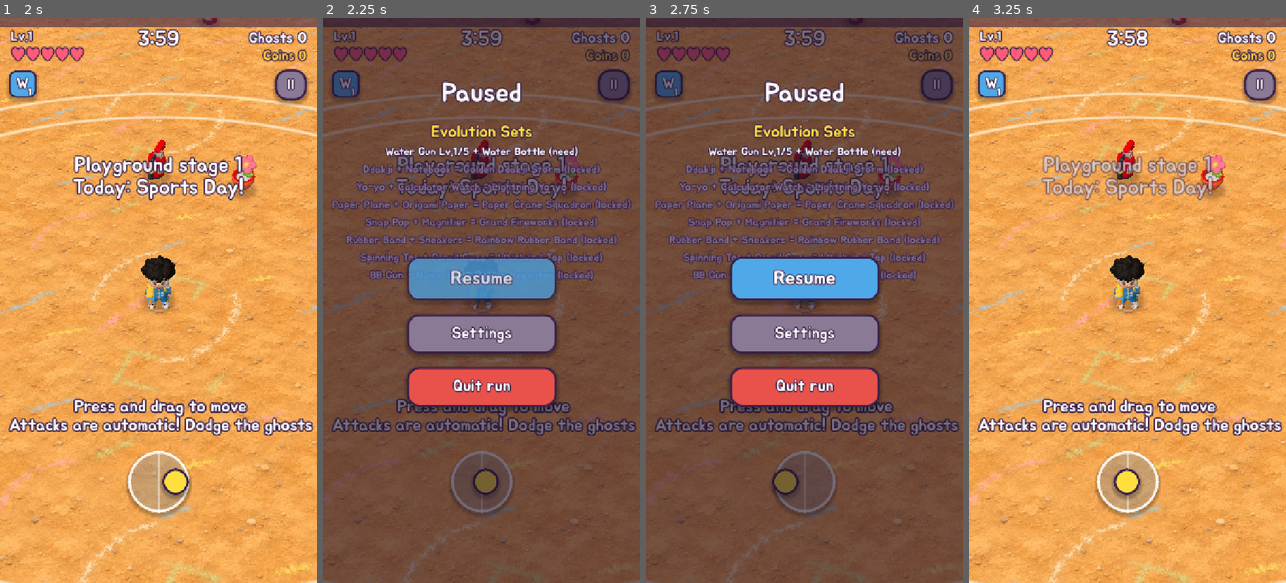
Above: before the commit, frames 1-4 (left to right).
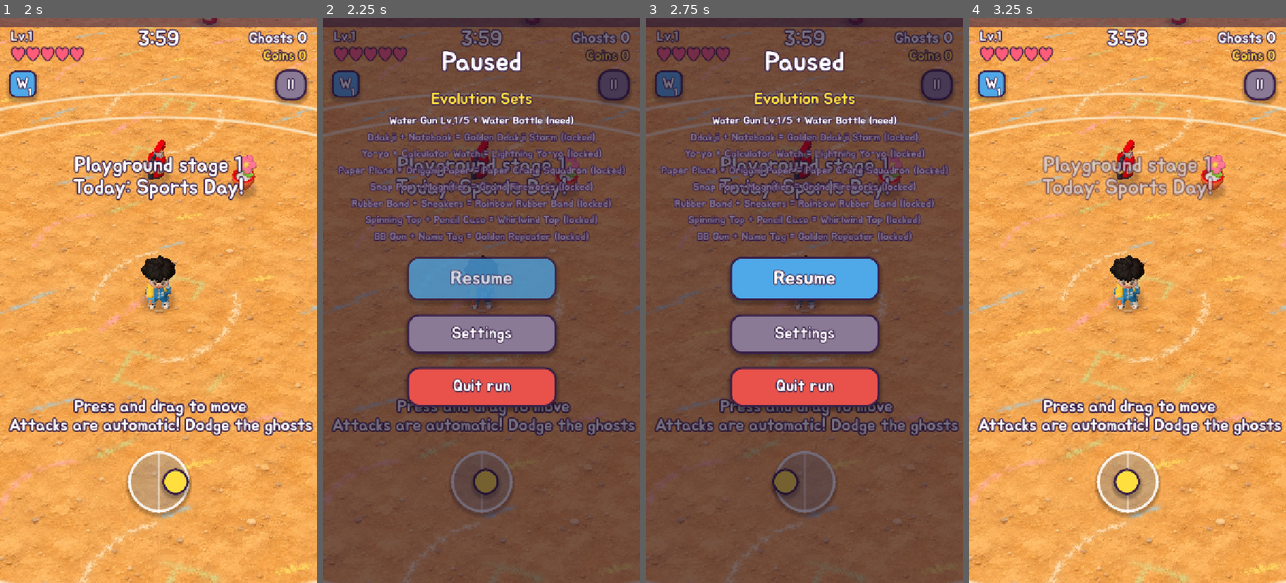
Above: after the commit, the same moments.

Repository: JSKIM2034/munbanggu
Game: Godot game, scene res://main.tscn
Same seed, same stepped clock (60 frames per second), same inputs: the game is played once before the commit and once after it.
Inputs:
- Up to frame 1 (2 s): click "Let's go!" at 0.5 s; click "Go!" at 1.25 s
- Up to frame 2 (2.25 s): click "II" at 2 s
- Up to frame 3 (2.75 s): no input
- Up to frame 4 (3.25 s): click "Resume" at 2.75 s

Frame 1 is identical in both runs. In frame 2, 9.5% of the frame differs, in the area x 2-98%, y 5-47%; in frame 3, 9.5%; in frame 4, nothing differs.

Commit message:
영어 화면 점검(일시정지 겹침 고침), 장소별 귀신 색과 위험한 귀신 고리, 처음 만나는 귀신 안내, 결과 창에 다음 목표
Co-Authored-By: Claude Opus 5.5 <noreply@anthropic.com>
Claude-Session: https://claude.ai/code/session_01XLarQk3WqAQWeHEbKWUfW9

Diff:
--- a/source/lang_en.gd
+++ b/source/lang_en.gd
@@ -82,6 +82,21 @@
 	"비비탄 총 강화": "BB Gun Upgrade",
 	"비비탄 피해 +12%, 연사 +4%": "BB damage +12%, fire rate +4%",
 	"줄": "R",
+	"팽": "T",
+	"%s %d단계 깨기": "Clear %s Stage %d",
+	" → ": " → ",
+	"도장 '%s' %d/%d": "Stamp '%s' %d/%d",
+	"동전 %d개 더 모으면 '%s'": "%d more coins for '%s'",
+	"다음 목표": "Next goals",
+	"새 최고 기록! 전보다 %d초 더 버텼어요": "New best! You lasted %d sec longer",
+	"새 귀신! %s: %s": "New ghost! %s: %s",
+	"엄청 빨라요! 피해 다녀요": "Super fast! Keep moving",
+	"단단하고 아파요 (하트 2칸)": "Tough and hits hard (2 hearts)",
+	"빨갛게 떨면 곧 쌩 돌진해요": "Shakes red, then dashes at you",
+	"약하지만 떼로 몰려와요": "Weak, but comes in swarms",
+	"지그재그로 다가와요": "Zigzags toward you",
+	"엄청 빨라요! 운동회 날에만 나와요": "Super fast! Only on Sports Day",
+	"탄": "BB",
 	"고무줄 피해 +12%, 대기 -4%": "Rubber band damage +12%, cooldown -4%",
 	"힘센 손": "Strong Hands",
 	"힘": "S",
--- a/source/main.gd
+++ b/source/main.gd
@@ -611,6 +611,14 @@
 void fragment(){ ALBEDO = cu.rgb; ALPHA = cu.a; }
 """
 
+# 장소마다 귀신 색을 살짝 다르게 (운동장은 그대로)
+const STAGE_TINT := {"ground": Color(1, 1, 1), "hall": Color(0.88, 1.06, 0.98), "lab": Color(0.82, 0.9, 1.25),
+	"toilet": Color(0.84, 1.08, 1.1), "roof": Color(1.12, 0.98, 0.82), "music": Color(1.1, 0.88, 1.08)}
+# 처음 만나는 귀신 한 줄 안내 (그 귀신을 한 번도 물리친 적 없을 때, 판마다 한 번)
+const GHOST_TIP_KO := {"egg": "엄청 빨라요! 피해 다녀요", "kettle": "단단하고 아파요 (하트 2칸)",
+	"eraser": "빨갛게 떨면 곧 쌩 돌진해요", "dust": "약하지만 떼로 몰려와요", "report": "지그재그로 다가와요",
+	"relay": "엄청 빨라요! 운동회 날에만 나와요"}
+var tip_shown := {}
 const GHOST_MODELS := {"paper": "ghost_paper", "egg": "ghost_egg", "kettle": "ghost_kettle", "eraser": "ghost_eraser",
 	"dust": "ghost_dust", "report": "ghost_report", "boss": "boss_locker", "relay": "ghost_relay", "pot": "prop_pot", "ext": "prop_ext"}
 const BOSS_MODELS := {"ground": "boss_locker", "hall": "boss_hall", "lab": "boss_lab", "toilet": "boss_toilet", "roof": "boss_roof", "music": "boss_music"}
@@ -1655,6 +1663,15 @@
 void fragment(){ float d = length(UV - 0.5) * 2.0; ALBEDO = vec3(0.25,0.15,0.1); ALPHA = (1.0 - smoothstep(0.55, 1.0, d)) * 0.28; }
 """
 	sm.shader = shs
+	# 위험한 귀신(주전자, 반짝이, 돌진 준비하는 지우개) 발밑의 빨간 고리
+	_mm("danger", q, MAX_ENEMY, false)
+	(mm["danger"].material_override as ShaderMaterial).shader = _fx_shader("""
+shader_type spatial;
+render_mode unshaded, blend_mix, depth_draw_never, shadows_disabled;
+varying vec4 cu;
+void vertex(){ cu = INSTANCE_CUSTOM; }
+void fragment(){ float d = length(UV - 0.5) * 2.0; float r = smoothstep(0.72, 0.8, d) * (1.0 - smoothstep(0.92, 1.0, d)); ALBEDO = cu.rgb; ALPHA = r * cu.a + (1.0 - smoothstep(0.0, 0.8, d)) * cu.a * 0.12; }
+""")
 	plane_mesh = _paper_plane(Color("#f5f8ff"), Color("#9cc2ff"))
 	crane_mesh = _paper_plane(Color("#fff3b0"), Color("#ff9ab8"), true)
 	var PP: Array = []
@@ -1984,6 +2001,9 @@
 	var t := elapsed / RUN_TIME
 	if hitch_log:
 		_hev("enemy:" + kind + ("*" if elite else ""))
+	if GHOST_TIP_KO.has(kind) and not tip_shown.has(kind) and elapsed > 3.0 and int(Save.data["bestiary"].get(kind, 0)) == 0 and shot_mode == "":
+		tip_shown[kind] = true
+		_banner(tr("새 귀신! %s: %s") % [Save.BESTIARY[kind]["name"], tr(GHOST_TIP_KO[kind])], Color("#ffb0b0"))
 	var gm := grade_hp() * ease_hp()
 	if gm > 1.0:
 		# 높은 단계도 처음 1분 반은 순하게 시작해서 무기를 모을 틈을 줘요
@@ -4086,6 +4106,9 @@
 	sh.set_instance_transform(shn, Transform3D(Basis(), player.position + Vector3(0, 0.02, 0)))
 	sh.set_instance_custom_data(shn, Color(1, 1, 1, 1))
 	shn += 1
+	var dg_m: MultiMesh = mm["danger"].multimesh
+	var dzn := 0
+	var stint: Color = STAGE_TINT.get(stage, Color(1, 1, 1))
 	for e in enemies:
 		var kind: String = e["kind"]
 		var m: MultiMesh = mm[kind].multimesh
@@ -4102,7 +4125,7 @@
 			var k: float = e["dead"] / 0.16
 			scl = Vector3(1.0 + k * 0.7, 1.0 - k * 0.85, 1.0 + k * 0.7) * es
 			fl = 1.0
-		var tint := Color(1, 1, 1)
+		var tint := stint if not e.has("prop") else Color(1, 1, 1)
 		if e["elite"]:
 			tint = Color(1.25, 1.05, 0.55).lerp(Color(1.4, 1.3, 0.9), 0.5 + 0.5 * sin(elapsed * 6.0))
 		if e["kind"] == "boss":
@@ -4111,6 +4134,14 @@
 			tint = bt.lerp(bt * 1.25, 0.5 + 0.5 * sin(elapsed * 3.0)) if rk["pre"] != "" else bt
 		if e["kind"] == "eraser" and e["dash_t"] > 0.45:
 			tint = Color(1.4, 0.8, 0.8)
+		# 위험 표시: 세게 때리는 귀신은 발밑에 빨간 고리가 두근두근
+		if e["dead"] < 0.0 and dzn < MAX_ENEMY and kind != "boss" and (kind == "kettle" or e["elite"] or (kind == "eraser" and e["dash_t"] > 0.45)):
+			var beat := 0.5 + 0.5 * sin(elapsed * 7.0 + e["phase"])
+			var dsz: float = es * (1.05 + 0.08 * beat) * pop
+			var dcol := Color(1.0, 0.82, 0.2) if e["elite"] else Color(1.0, 0.2, 0.2)
+			dg_m.set_instance_transform(dzn, Transform3D(Basis().scaled(Vector3(dsz, 1, dsz)), e["pos"] + Vector3(0, 0.03, 0)))
+			dg_m.set_instance_custom_data(dzn, Color(dcol.r, dcol.g, dcol.b, 0.45 + 0.35 * beat))
+			dzn += 1
 		var tr := Transform3D(Basis(Vector3.UP, e["rot"]).scaled(scl), e["pos"] + Vector3(0, hop * 0.12 + float(e.get("hop", 0.0)), 0))
 		m.set_instance_transform(i, tr)
 		m.set_instance_color(i, Color.WHITE)
@@ -4121,6 +4152,7 @@
 	for kind in KINDS:
 		mm[kind].multimesh.visible_instance_count = counts[kind]
 	sh.visible_instance_count = shn
+	dg_m.visible_instance_count = dzn
 	# 딱지
 	var gm: MultiMesh = mm["gem"].multimesh
 	var cm: MultiMesh = mm["coin"].multimesh
@@ -4786,24 +4818,27 @@
 	t.horizontal_alignment = HORIZONTAL_ALIGNMENT_CENTER
 	t.offset_left = -300
 	t.offset_right = 300
-	t.offset_top = -500
-	t.offset_bottom = -420
+	t.offset_top = -570
+	t.offset_bottom = -490
 	var sl := _label(tr("세트 진화표"), 36, Color("#ffdf3d"), card_panel, 9)
 	sl.set_anchors_and_offsets_preset(Control.PRESET_CENTER)
 	sl.horizontal_alignment = HORIZONTAL_ALIGNMENT_CENTER
 	sl.offset_left = -330
 	sl.offset_right = 330
-	sl.offset_top = -400
-	sl.offset_bottom = -350
+	sl.offset_top = -475
+	sl.offset_bottom = -425
+	# 무기가 8개라 줄 간격을 좁히고, 계속하기 버튼과 겹치지 않게 위에서 시작해요
 	var lines := _set_lines()
+	var step := minf(40.0, 300.0 / maxf(1.0, lines.size()))
 	for i in lines.size():
-		var ll := _label(lines[i][0], 25, lines[i][1], card_panel, 8)
+		var ll := _label(lines[i][0], 24, lines[i][1], card_panel, 8)
 		ll.set_anchors_and_offsets_preset(Control.PRESET_CENTER)
 		ll.horizontal_alignment = HORIZONTAL_ALIGNMENT_CENTER
-		ll.offset_left = -340
-		ll.offset_right = 340
-		ll.offset_top = -350 + i * 40
-		ll.offset_bottom = -312 + i * 40
+		ll.offset_left = -345
+		ll.offset_right = 345
+		ll.offset_top = -420 + i * step
+		ll.offset_bottom = -386 + i * step
+		_fit(ll, 690)
 	var go := _small_btn(tr("계속하기"), Color("#4fa8e8"), 44)
 	go.set_anchors_and_offsets_preset(Control.PRESET_CENTER)
 	go.offset_left = -170
@@ -4989,6 +5024,8 @@
 	if combo >= 5:
 		var cm := combo_mult()
 		combo_label.text = tr("%d 콤보!") % combo + (tr("\n피해 x%.2f") % cm if cm > 1.0 else "")
+		# 숙제 검사 글이 떠 있으면 그 아래로 내려서 겹치지 않게
+		combo_label.offset_top = 262.0 if mission_label != null and mission_label.visible else 200.0
 		combo_label.add_theme_color_override("font_color", Color("#ffdf3d").lerp(Color("#ff5c7a"), clampf((cm - 1.0) / 0.6, 0, 1)))
 		combo_label.modulate.a = minf(1.0, clampf(combo_timer / 1.6, 0, 1) * 3.0)
 		combo_label.scale = Vector2.ONE * (1.0 + maxf(0.0, combo_timer - 1.45) * 3.0)
@@ -5591,7 +5628,10 @@
 	if not auto_play and shot_mode == "":
 		var own: String = Save.CHARS[char_id]["weapon"]
 		var evo_before := Save.evo_open_list(own)
+		var prev_best: Dictionary = Save.data["best"].get("%s_%d" % [stage, grade], {})
 		rec = Save.record_run(result)
+		if not win and not weekly and not prev_best.is_empty() and not prev_best.get("win", false) and int(elapsed) > int(prev_best.get("time", 0)):
+			rec["news"].append(tr("새 최고 기록! 전보다 %d초 더 버텼어요") % (int(elapsed) - int(prev_best.get("time", 0))))
 		for id in Save.evo_open_list(own):
 			if not evo_before.has(id):
 				rec["news"].append(tr("새 진화 비법: ") + MAINS[id]["evo"] + "!")
@@ -5638,6 +5678,22 @@
 	s.offset_top = 140
 	s.offset_left = 20
 	s.offset_right = -20
+	# 다음 목표: 한 판 끝날 때마다 "다음엔 뭘 하지?"가 보이게 (아래쪽, 버튼 위)
+	if not weekly and (shot_mode == "" or shot_mode == "end"):
+		var evn := {}
+		for wid in MAINS:
+			evn[wid] = MAINS[wid]["evo"]
+		var goals := Save.next_goals(stage, evn)
+		var gtxt := tr("다음 목표") + "\n" + "\n".join(goals.map(func(g): return "· " + g))
+		var gl := _label(gtxt, 26, Color("#2f8f6a"), box_p, 0)
+		gl.set_anchors_and_offsets_preset(Control.PRESET_BOTTOM_WIDE)
+		gl.horizontal_alignment = HORIZONTAL_ALIGNMENT_CENTER
+		gl.vertical_alignment = VERTICAL_ALIGNMENT_BOTTOM
+		gl.offset_left = 24
+		gl.offset_right = -24
+		gl.offset_top = -330
+		gl.offset_bottom = -160
+		_fit_box(gl, 512, 170)
 	var b := Button.new()
 	b.text = tr("한 판 더!")
 	b.add_theme_font_override("font", font)
--- a/source/save.gd
+++ b/source/save.gd
@@ -380,6 +380,38 @@
 		for s in STAGE_ORDER:
 			if STAGES[s]["need"] == sid and not stage_unlocked(s):
 				out.append(tr("새 장소 %s") % STAGES[s]["name"])
+	return out
+
+# 판이 끝난 뒤 보여 줄 "다음 목표" (최대 3줄): 다음 단계와 그 보상, 거의 다 된 도장, 문방구까지 남은 동전
+func next_goals(sid: String, evo_names: Dictionary) -> Array:
+	var out: Array = []
+	var ng := mini(MAX_GRADE, int(data["clears"].get(sid, 0)) + 1)
+	var rw := first_clear_rewards(sid, ng, evo_names)
+	var line := tr("%s %d단계 깨기") % [STAGES[sid]["name"], ng]
+	if rw.size() > 0:
+		line += tr(" → ") + rw[0]
+	out.append(line)
+	var best_a := {}
+	var best_r := 0.0
+	for a in ACH:
+		if ach_done(a) or data["ach_claimed"].has(a["id"]):
+			continue
+		var r := float(stat(a["stat"])) / maxf(1.0, float(a["goal"]))
+		if r > best_r:
+			best_r = r
+			best_a = a
+	if not best_a.is_empty() and best_r >= 0.3:
+		out.append(tr("도장 '%s' %d/%d") % [best_a["name"], mini(stat(best_a["stat"]), int(best_a["goal"])), int(best_a["goal"])])
+	if affordable().is_empty():
+		var cheap := {}
+		var cc := 1 << 30
+		for it in SHOP:
+			var c := shop_cost(it["id"])
+			if c >= 0 and c < cc:
+				cc = c
+				cheap = it
+		if not cheap.is_empty():
+			out.append(tr("동전 %d개 더 모으면 '%s'") % [cc - int(data["coins"]), cheap["name"]])
 	return out
 
 # 받을 수 있는 숙제와 도장 보상을 한꺼번에 받아요 (받은 동전 합계)
Not shown, changed: auto/IDEAS.md
Not shown, changed: auto/LOG.md
Not shown, changed: index.pck
